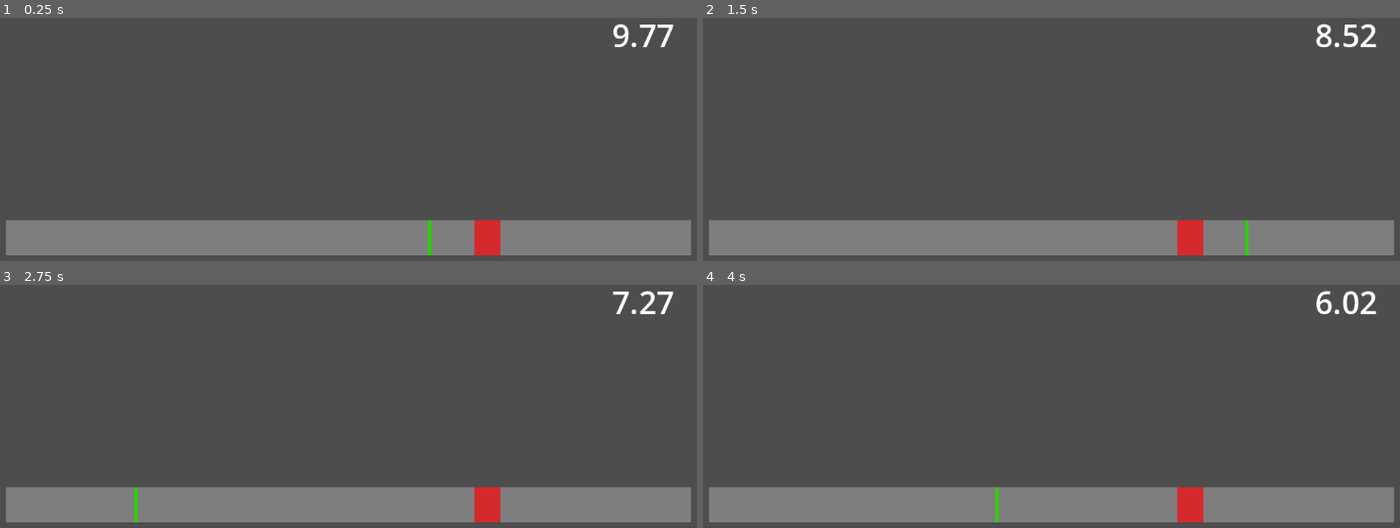
Above: before the commit, frames 1-4 (two rows, left to right).
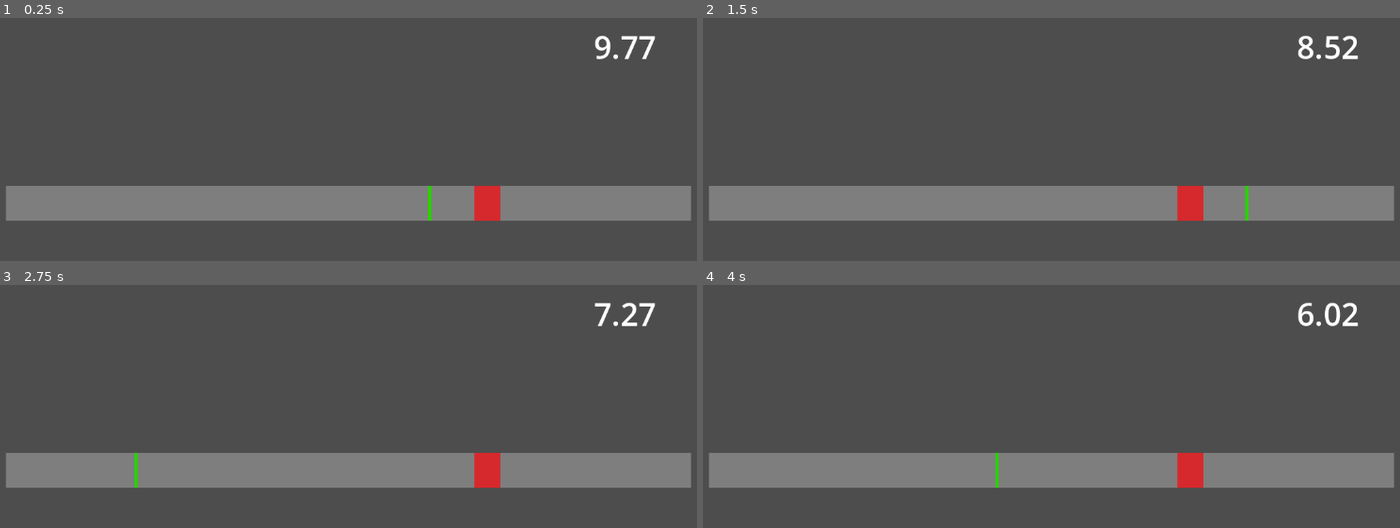
Above: after the commit, the same moments.

Repository: SUNTheBaer/beyblade
Game: Godot game, scene res://Scenes/timing_meter_minigame.tscn
The game is run twice, just before and just after one commit, with the same random seed, the same clock (stepped at 60 frames per second) and the same inputs. The project has no main scene, so this scene is started directly.
Inputs:
- Up to frame 1 (0.25 s): no input
- Up to frame 2 (1.5 s): hold W (up, bound only after the commit) 0.53-1.28 s; tap Space (accept) at 0.6, 1.35 s; hold S (down, bound only after the commit) from 1.28 s (still down)
- Up to frame 3 (2.75 s): release S (down, bound only after the commit) at 2.03 s; hold W (up, bound only after the commit) from 2.03 s (still down); tap Space (accept) at 2.1 s
- Up to frame 4 (4 s): tap Space (accept) at 2.85, 3.6 s; release W (up, bound only after the commit) at 3.53 s; hold S (down, bound only after the commit) from 3.53 s (still down)

The runs differ from the first frame. In frame 1, 29% of the frame differs, in the area x 0-100%, y 2-98%; in frame 2, 29%; in frame 3, 29%; in frame 4, 29%.

Commit message:
Adding Switches and Sequence minigames
Switches minigame added. Not sure if we want only keyboard minigames though, could be changed to not use button clicks
Sequence minigame started but not complete

Diff:
--- /dev/null
+++ b/Scenes/sequence_minigame.tscn
@@ -0,0 +1,114 @@
+[gd_scene format=3 uid="uid://dnwm4hilsyqj0"]
+
+[ext_resource type="Script" uid="uid://dv6r72ryldsii" path="res://Scripts/sequence_minigame.gd" id="1_3bl7a"]
+[ext_resource type="Texture2D" uid="uid://cod5h0bf4htbs" path="res://Assets/up_arrow.png" id="2_3bl7a"]
+[ext_resource type="Texture2D" uid="uid://cercc0m2x0vnc" path="res://Assets/down_arrow.png" id="2_ulsc8"]
+[ext_resource type="Texture2D" uid="uid://lc47fsi60pep" path="res://Assets/left_arrow.png" id="3_dw5yf"]
+[ext_resource type="Texture2D" uid="uid://tm02o1do6iyx" path="res://Assets/right_arrow.png" id="4_bu1ro"]
+
+[node name="SequenceMinigame" type="Control" unique_id=398507986]
+layout_mode = 3
+anchors_preset = 15
+anchor_right = 1.0
+anchor_bottom = 1.0
+grow_horizontal = 2
+grow_vertical = 2
+script = ExtResource("1_3bl7a")
+arrow_textures = Array[CompressedTexture2D]([ExtResource("2_ulsc8"), ExtResource("3_dw5yf"), ExtResource("4_bu1ro"), ExtResource("2_3bl7a")])
+metadata/_custom_type_script = "uid://br0fpg8bvduxh"
+
+[node name="TimerText" type="Label" parent="." unique_id=110021635]
+unique_name_in_owner = true
+layout_mode = 1
+anchors_preset = 1
+anchor_left = 1.0
+anchor_right = 1.0
+offset_left = -252.0
+offset_top = 50.0
+offset_right = -52.0
+offset_bottom = 117.0
+grow_horizontal = 0
+size_flags_vertical = 0
+theme_override_font_sizes/font_size = 48
+text = "Timer"
+horizontal_alignment = 1
+
+[node name="FullSequence" type="HBoxContainer" parent="." unique_id=1135499226]
+unique_name_in_owner = true
+layout_mode = 1
+anchors_preset = 8
+anchor_left = 0.5
+anchor_top = 0.5
+anchor_right = 0.5
+anchor_bottom = 0.5
+offset_left = -20.0
+offset_top = -20.0
+offset_right = 20.0
+offset_bottom = 20.0
+grow_horizontal = 2
+grow_vertical = 2
+
+[node name="SequenceElement1" type="TextureRect" parent="FullSequence" unique_id=695133301]
+layout_mode = 2
+texture = ExtResource("2_3bl7a")
+
+[node name="ColorResult" type="ColorRect" parent="FullSequence/SequenceElement1" unique_id=735410804]
+layout_mode = 1
+anchors_preset = 15
+anchor_right = 1.0
+anchor_bottom = 1.0
+grow_horizontal = 2
+grow_vertical = 2
+color = Color(0.25882354, 0.79607844, 0, 0)
+
+[node name="SequenceElement2" type="TextureRect" parent="FullSequence" unique_id=1300602072]
+layout_mode = 2
+texture = ExtResource("2_3bl7a")
+
+[node name="ColorResult" type="ColorRect" parent="FullSequence/SequenceElement2" unique_id=485972290]
+layout_mode = 1
+anchors_preset = 15
+anchor_right = 1.0
+anchor_bottom = 1.0
+grow_horizontal = 2
+grow_vertical = 2
+color = Color(0.25882354, 0.79607844, 0, 0)
+
+[node name="SequenceElement3" type="TextureRect" parent="FullSequence" unique_id=346154221]
+layout_mode = 2
+texture = ExtResource("2_3bl7a")
+
+[node name="ColorResult" type="ColorRect" parent="FullSequence/SequenceElement3" unique_id=527113028]
+layout_mode = 1
+anchors_preset = 15
+anchor_right = 1.0
+anchor_bottom = 1.0
+grow_horizontal = 2
+grow_vertical = 2
+color = Color(0.25882354, 0.79607844, 0, 0)
+
+[node name="SequenceElement4" type="TextureRect" parent="FullSequence" unique_id=1105806217]
+layout_mode = 2
+texture = ExtResource("2_3bl7a")
+
+[node name="ColorResult" type="ColorRect" parent="FullSequence/SequenceElement4" unique_id=359557890]
+layout_mode = 1
+anchors_preset = 15
+anchor_right = 1.0
+anchor_bottom = 1.0
+grow_horizontal = 2
+grow_vertical = 2
+color = Color(0.25882354, 0.79607844, 0, 0)
+
+[node name="SequenceElement5" type="TextureRect" parent="FullSequence" unique_id=1598613659]
+layout_mode = 2
+texture = ExtResource("2_3bl7a")
+
+[node name="ColorResult" type="ColorRect" parent="FullSequence/SequenceElement5" unique_id=655729998]
+layout_mode = 1
+anchors_preset = 15
+anchor_right = 1.0
+anchor_bottom = 1.0
+grow_horizontal = 2
+grow_vertical = 2
+color = Color(0.25882354, 0.79607844, 0, 0)
--- /dev/null
+++ b/Scenes/switch.gd
@@ -0,0 +1,52 @@
+extends TextureRect
+
+@onready var result_light: TextureRect = $"../ResultLight"
+@onready var up_button: Button = $"../UpButton"
+@onready var down_button: Button = $"../DownButton"
+
+@export var possible_positions = {}
+@export var possible_results = {}
+var starting_position_key: String
+var correct_position_key: String
+var current_position: String
+
+# Called when the node enters the scene tree for the first time.
+func _ready() -> void:
+	starting_position_key = possible_positions.keys().pick_random()
+	current_position = starting_position_key
+	correct_position_key = possible_positions.keys().pick_random()
+	texture = possible_positions[starting_position_key]
+	if current_position == correct_position_key:
+		result_light.texture = possible_results["green"]
+	else:
+		result_light.texture = possible_results["red"]
+
+func _on_up_button_pressed() -> void:
+	match current_position:
+		"down":
+			_set_switch_position("neutral")
+		"neutral":
+			_set_switch_position("up")
+
+func _on_down_button_pressed() -> void:
+	match current_position:
+		"up":
+			_set_switch_position("neutral")
+		"neutral":
+			_set_switch_position("down")
+
+func _set_switch_position(position: String) -> void:
+	current_position = position
+	texture = possible_positions[position]
+	if current_position == correct_position_key:
+		result_light.texture = possible_results["green"]
+	else:
+		result_light.texture = possible_results["red"]
+	match position:
+		"up":
+			up_button.disabled = true
+		"neutral":
+			up_button.disabled = false
+			down_button.disabled = false
+		"down":
+			down_button.disabled = true
--- /dev/null
+++ b/Scenes/switches_minigame.tscn
@@ -0,0 +1,270 @@
+[gd_scene format=3 uid="uid://cdh84l8mtuwak"]
+
+[ext_resource type="Script" uid="uid://dajb451y4bs35" path="res://Scripts/switches_minigame.gd" id="1_3wt5c"]
+[ext_resource type="Texture2D" uid="uid://341otsiixyjj" path="res://Assets/up_switch.png" id="2_3wt5c"]
+[ext_resource type="Texture2D" uid="uid://b4w58nyjkbast" path="res://Assets/green_light.png" id="2_qjafu"]
+[ext_resource type="Script" uid="uid://ec3enbe05g4q" path="res://Scenes/switch.gd" id="3_qcsqf"]
+[ext_resource type="Texture2D" uid="uid://bwxpqns36fd13" path="res://Assets/neutral_switch.png" id="4_qcsqf"]
+[ext_resource type="Texture2D" uid="uid://da3lg8x747gey" path="res://Assets/down_switch.png" id="6_7i516"]
+[ext_resource type="Texture2D" uid="uid://c2sm48dotrauv" path="res://Assets/red_light.png" id="7_d32cn"]
+
+[node name="SwitchesMinigame" type="Control" unique_id=398507986]
+layout_mode = 3
+anchors_preset = 15
+anchor_right = 1.0
+anchor_bottom = 1.0
+grow_horizontal = 2
+grow_vertical = 2
+script = ExtResource("1_3wt5c")
+timer_time = 8.0
+metadata/_custom_type_script = "uid://br0fpg8bvduxh"
+
+[node name="TimerText" type="Label" parent="." unique_id=110021635]
+unique_name_in_owner = true
+layout_mode = 1
+anchors_preset = 1
+anchor_left = 1.0
+anchor_right = 1.0
+offset_left = -252.0
+offset_top = 50.0
+offset_right = -52.0
+offset_bottom = 117.0
+grow_horizontal = 0
+size_flags_vertical = 0
+theme_override_font_sizes/font_size = 48
+text = "Timer"
+horizontal_alignment = 1
+
+[node name="Switches" type="HBoxContainer" parent="." unique_id=1644003294]
+unique_name_in_owner = true
+layout_mode = 1
+anchors_preset = 8
+anchor_left = 0.5
+anchor_top = 0.5
+anchor_right = 0.5
+anchor_bottom = 0.5
+offset_left = -20.0
+offset_top = -20.0
+offset_right = 20.0
+offset_bottom = 20.0
+grow_horizontal = 2
+grow_vertical = 2
+theme_override_constants/separation = 30
+
+[node name="Switch1" type="VBoxContainer" parent="Switches" unique_id=562226606]
+layout_mode = 2
+
+[node name="ResultLight" type="TextureRect" parent="Switches/Switch1" unique_id=1112843985]
+layout_mode = 2
+texture = ExtResource("2_qjafu")
+
+[node name="UpButton" type="Button" parent="Switches/Switch1" unique_id=992490138]
+layout_mode = 2
+text = "⬆️"
+
+[node name="Switch" type="TextureRect" parent="Switches/Switch1" unique_id=828714124]
+layout_mode = 2
+texture = ExtResource("2_3wt5c")
+script = ExtResource("3_qcsqf")
+possible_positions = {
+"down": ExtResource("6_7i516"),
+"neutral": ExtResource("4_qcsqf"),
+"up": ExtResource("2_3wt5c")
+}
+possible_results = {
+"green": ExtResource("2_qjafu"),
+"red": ExtResource("7_d32cn")
+}
+
+[node name="DownButton" type="Button" parent="Switches/Switch1" unique_id=1432544688]
+layout_mode = 2
+text = "⬇️"
+
+[node name="Switch2" type="VBoxContainer" parent="Switches" unique_id=1869468192]
+layout_mode = 2
+
+[node name="ResultLight" type="TextureRect" parent="Switches/Switch2" unique_id=704216215]
+layout_mode = 2
+texture = ExtResource("2_qjafu")
+
+[node name="UpButton" type="Button" parent="Switches/Switch2" unique_id=1300415309]
+layout_mode = 2
+text = "⬆️"
+
+[node name="Switch" type="TextureRect" parent="Switches/Switch2" unique_id=147824144]
+layout_mode = 2
+texture = ExtResource("2_3wt5c")
+script = ExtResource("3_qcsqf")
+possible_positions = {
+"down": ExtResource("6_7i516"),
+"neutral": ExtResource("4_qcsqf"),
+"up": ExtResource("2_3wt5c")
+}
+possible_results = {
+"green": ExtResource("2_qjafu"),
+"red": ExtResource("7_d32cn")
+}
+
+[node name="DownButton" type="Button" parent="Switches/Switch2" unique_id=1518864080]
+layout_mode = 2
+text = "⬇️"
+
+[node name="Switch3" type="VBoxContainer" parent="Switches" unique_id=1071461]
+layout_mode = 2
+
+[node name="ResultLight" type="TextureRect" parent="Switches/Switch3" unique_id=108710470]
+layout_mode = 2
+texture = ExtResource("2_qjafu")
+
+[node name="UpButton" type="Button" parent="Switches/Switch3" unique_id=905496872]
+layout_mode = 2
+text = "⬆️"
+
+[node name="Switch" type="TextureRect" parent="Switches/Switch3" unique_id=150989917]
+layout_mode = 2
+texture = ExtResource("2_3wt5c")
+script = ExtResource("3_qcsqf")
+possible_positions = {
+"down": ExtResource("6_7i516"),
+"neutral": ExtResource("4_qcsqf"),
+"up": ExtResource("2_3wt5c")
+}
+possible_results = {
+"green": ExtResource("2_qjafu"),
+"red": ExtResource("7_d32cn")
+}
+
+[node name="DownButton" type="Button" parent="Switches/Switch3" unique_id=991514918]
+layout_mode = 2
+text = "⬇️"
+
+[node name="Switch4" type="VBoxContainer" parent="Switches" unique_id=1927724190]
+layout_mode = 2
+
+[node name="ResultLight" type="TextureRect" parent="Switches/Switch4" unique_id=1022235103]
+layout_mode = 2
+texture = ExtResource("2_qjafu")
+
+[node name="UpButton" type="Button" parent="Switches/Switch4" unique_id=517381726]
+layout_mode = 2
+text = "⬆️"
+
+[node name="Switch" type="TextureRect" parent="Switches/Switch4" unique_id=1253564578]
+layout_mode = 2
+texture = ExtResource("2_3wt5c")
+script = ExtResource("3_qcsqf")
+possible_positions = {
+"down": ExtResource("6_7i516"),
+"neutral": ExtResource("4_qcsqf"),
+"up": ExtResource("2_3wt5c")
+}
+possible_results = {
+"green": ExtResource("2_qjafu"),
+"red": ExtResource("7_d32cn")
+}
+
+[node name="DownButton" type="Button" parent="Switches/Switch4" unique_id=896114161]
+layout_mode = 2
+text = "⬇️"
+
+[node name="Switch5" type="VBoxContainer" parent="Switches" unique_id=108817569]
+layout_mode = 2
+
+[node name="ResultLight" type="TextureRect" parent="Switches/Switch5" unique_id=85161948]
+layout_mode = 2
+texture = ExtResource("2_qjafu")
+
+[node name="UpButton" type="Button" parent="Switches/Switch5" unique_id=327451919]
+layout_mode = 2
+text = "⬆️"
+
+[node name="Switch" type="TextureRect" parent="Switches/Switch5" unique_id=88190978]
+layout_mode = 2
+texture = ExtResource("2_3wt5c")
+script = ExtResource("3_qcsqf")
+possible_positions = {
+"down": ExtResource("6_7i516"),
+"neutral": ExtResource("4_qcsqf"),
+"up": ExtResource("2_3wt5c")
+}
+possible_results = {
+"green": ExtResource("2_qjafu"),
+"red": ExtResource("7_d32cn")
+}
+
+[node name="DownButton" type="Button" parent="Switches/Switch5" unique_id=1860247562]
+layout_mode = 2
+text = "⬇️"
+
+[node name="Switch6" type="VBoxContainer" parent="Switches" unique_id=541672545]
+layout_mode = 2
+
+[node name="ResultLight" type="TextureRect" parent="Switches/Switch6" unique_id=1490183650]
+layout_mode = 2
+texture = ExtResource("2_qjafu")
+
+[node name="UpButton" type="Button" parent="Switches/Switch6" unique_id=750812880]
+layout_mode = 2
+text = "⬆️"
+
+[node name="Switch" type="TextureRect" parent="Switches/Switch6" unique_id=831109890]
+layout_mode = 2
+texture = ExtResource("2_3wt5c")
+script = ExtResource("3_qcsqf")
+possible_positions = {
+"down": ExtResource("6_7i516"),
+"neutral": ExtResource("4_qcsqf"),
+"up": ExtResource("2_3wt5c")
+}
+possible_results = {
+"green": ExtResource("2_qjafu"),
+"red": ExtResource("7_d32cn")
+}
+
+[node name="DownButton" type="Button" parent="Switches/Switch6" unique_id=265890391]
+layout_mode = 2
+text = "⬇️"
+
+[node name="Switch7" type="VBoxContainer" parent="Switches" unique_id=1929823555]
+layout_mode = 2
+
+[node name="ResultLight" type="TextureRect" parent="Switches/Switch7" unique_id=627025400]
+layout_mode = 2
+texture = ExtResource("2_qjafu")
+
+[node name="UpButton" type="Button" parent="Switches/Switch7" unique_id=950364039]
+layout_mode = 2
+text = "⬆️"
+
+[node name="Switch" type="TextureRect" parent="Switches/Switch7" unique_id=288411870]
+layout_mode = 2
+texture = ExtResource("2_3wt5c")
+script = ExtResource("3_qcsqf")
+possible_positions = {
+"down": ExtResource("6_7i516"),
+"neutral": ExtResource("4_qcsqf"),
+"up": ExtResource("2_3wt5c")
+}
+possible_results = {
+"green": ExtResource("2_qjafu"),
+"red": ExtResource("7_d32cn")
+}
+
+[node name="DownButton" type="Button" parent="Switches/Switch7" unique_id=179095792]
+layout_mode = 2
+text = "⬇️"
+
+[connection signal="pressed" from="Switches/Switch1/UpButton" to="Switches/Switch1/Switch" method="_on_up_button_pressed"]
+[connection signal="pressed" from="Switches/Switch1/DownButton" to="Switches/Switch1/Switch" method="_on_down_button_pressed"]
+[connection signal="pressed" from="Switches/Switch2/UpButton" to="Switches/Switch2/Switch" method="_on_up_button_pressed"]
+[connection signal="pressed" from="Switches/Switch2/DownButton" to="Switches/Switch2/Switch" method="_on_down_button_pressed"]
+[connection signal="pressed" from="Switches/Switch3/UpButton" to="Switches/Switch3/Switch" method="_on_up_button_pressed"]
+[connection signal="pressed" from="Switches/Switch3/DownButton" to="Switches/Switch3/Switch" method="_on_down_button_pressed"]
+[connection signal="pressed" from="Switches/Switch4/UpButton" to="Switches/Switch4/Switch" method="_on_up_button_pressed"]
+[connection signal="pressed" from="Switches/Switch4/DownButton" to="Switches/Switch4/Switch" method="_on_down_button_pressed"]
+[connection signal="pressed" from="Switches/Switch5/UpButton" to="Switches/Switch5/Switch" method="_on_up_button_pressed"]
+[connection signal="pressed" from="Switches/Switch5/DownButton" to="Switches/Switch5/Switch" method="_on_down_button_pressed"]
+[connection signal="pressed" from="Switches/Switch6/UpButton" to="Switches/Switch6/Switch" method="_on_up_button_pressed"]
+[connection signal="pressed" from="Switches/Switch6/DownButton" to="Switches/Switch6/Switch" method="_on_down_button_pressed"]
+[connection signal="pressed" from="Switches/Switch7/UpButton" to="Switches/Switch7/Switch" method="_on_up_button_pressed"]
+[connection signal="pressed" from="Switches/Switch7/DownButton" to="Switches/Switch7/Switch" method="_on_down_button_pressed"]
--- a/Scenes/timing_meter_minigame.tscn
+++ b/Scenes/timing_meter_minigame.tscn
@@ -15,11 +15,15 @@
 
 [node name="TimerText" type="Label" parent="." unique_id=110021635]
 unique_name_in_owner = true
-layout_mode = 0
-offset_left = 928.0
-offset_top = 32.0
-offset_right = 1128.0
-offset_bottom = 99.0
+layout_mode = 1
+anchors_preset = 1
+anchor_left = 1.0
+anchor_right = 1.0
+offset_left = -252.0
+offset_top = 50.0
+offset_right = -52.0
+offset_bottom = 117.0
+grow_horizontal = 0
 size_flags_vertical = 0
 theme_override_font_sizes/font_size = 48
 text = "Timer"
@@ -35,9 +39,9 @@
 anchor_right = 0.5
 anchor_bottom = 0.5
 offset_left = -525.0
-offset_top = 26.0
+offset_top = -27.0
 offset_right = 525.0
-offset_bottom = 80.0
+offset_bottom = 27.0
 grow_horizontal = 2
 grow_vertical = 2
 size_flags_vertical = 3
--- /dev/null
+++ b/Scripts/sequence_minigame.gd
@@ -0,0 +1,18 @@
+extends Minigame
+
+@onready var full_sequence: HBoxContainer = %FullSequence
+
+var sequence_elements: Array[Node]
+@export var arrow_textures: Array[CompressedTexture2D] = []
+
+const WRONG_COLOR: Color = Color(Color.FIREBRICK, 0.5)
+const CORRECT_COLOR: Color = Color(Color.FOREST_GREEN, 0.5)
+
+func _ready() -> void:
+	super._ready()
+	sequence_elements = full_sequence.get_children() as Array[Node]
+	for element in sequence_elements:
+		element.texture = arrow_textures.pick_random()
+
+func _physics_process(delta: float) -> void:
+	pass
--- /dev/null
+++ b/Scripts/switches_minigame.gd
@@ -0,0 +1,10 @@
+extends Minigame
+
+@onready var timer_text: Label = %TimerText
+
+# Called when the node enters the scene tree for the first time.
+func _ready() -> void:
+	super._ready()
+
+func _physics_process(delta: float) -> void:
+	timer_text.text = "%.2f" % timer.time_left
--- a/project.godot
+++ b/project.godot
@@ -21,6 +21,30 @@
 "events": [Object(InputEventKey,"resource_local_to_scene":false,"resource_name":"","device":-1,"window_id":0,"alt_press …(191 unchanged characters)…
 ]
 }
+up={
+"deadzone": 0.2,
+"events": [Object(InputEventKey,"resource_local_to_scene":false,"resource_name":"","device":-1,"window_id":0,"alt_pressed":false,"shift_pressed":false,"ctrl_pressed":false,"meta_pressed":false,"pressed":false,"keycode":0,"physical_keycode":87,"key_label":0,"unicode":119,"location":0,"echo":false,"script":null)
+, Object(InputEventKey,"resource_local_to_scene":false,"resource_name":"","device":-1,"window_id":0,"alt_pressed":false,"shift_pressed":false,"ctrl_pressed":false,"meta_pressed":false,"pressed":false,"keycode":0,"physical_keycode":4194320,"key_label":0,"unicode":0,"location":0,"echo":false,"script":null)
+]
+}
+down={
+"deadzone": 0.2,
+"events": [Object(InputEventKey,"resource_local_to_scene":false,"resource_name":"","device":-1,"window_id":0,"alt_pressed":false,"shift_pressed":false,"ctrl_pressed":false,"meta_pressed":false,"pressed":false,"keycode":0,"physical_keycode":83,"key_label":0,"unicode":115,"location":0,"echo":false,"script":null)
+, Object(InputEventKey,"resource_local_to_scene":false,"resource_name":"","device":-1,"window_id":0,"alt_pressed":false,"shift_pressed":false,"ctrl_pressed":false,"meta_pressed":false,"pressed":false,"keycode":0,"physical_keycode":4194322,"key_label":0,"unicode":0,"location":0,"echo":false,"script":null)
+]
+}
+left={
+"deadzone": 0.2,
+"events": [Object(InputEventKey,"resource_local_to_scene":false,"resource_name":"","device":-1,"window_id":0,"alt_pressed":false,"shift_pressed":false,"ctrl_pressed":false,"meta_pressed":false,"pressed":false,"keycode":0,"physical_keycode":65,"key_label":0,"unicode":97,"location":0,"echo":false,"script":null)
+, Object(InputEventKey,"resource_local_to_scene":false,"resource_name":"","device":-1,"window_id":0,"alt_pressed":false,"shift_pressed":false,"ctrl_pressed":false,"meta_pressed":false,"pressed":false,"keycode":0,"physical_keycode":4194319,"key_label":0,"unicode":0,"location":0,"echo":false,"script":null)
+]
+}
+right={
+"deadzone": 0.2,
+"events": [Object(InputEventKey,"resource_local_to_scene":false,"resource_name":"","device":-1,"window_id":0,"alt_pressed":false,"shift_pressed":false,"ctrl_pressed":false,"meta_pressed":false,"pressed":false,"keycode":0,"physical_keycode":68,"key_label":0,"unicode":100,"location":0,"echo":false,"script":null)
+, Object(InputEventKey,"resource_local_to_scene":false,"resource_name":"","device":-1,"window_id":0,"alt_pressed":false,"shift_pressed":false,"ctrl_pressed":false,"meta_pressed":false,"pressed":false,"keycode":0,"physical_keycode":4194321,"key_label":0,"unicode":0,"location":0,"echo":false,"script":null)
+]
+}
 
 [physics]
 
Binary file added: Assets/down_arrow.png
Not shown, added: Assets/down_arrow.png.import
Binary file added: Assets/down_switch.png
Not shown, added: Assets/down_switch.png.import
Binary file added: Assets/green_light.png
Not shown, added: Assets/green_light.png.import
Binary file added: Assets/left_arrow.png
Not shown, added: Assets/left_arrow.png.import
Binary file added: Assets/neutral_switch.png
Not shown, added: Assets/neutral_switch.png.import
Binary file added: Assets/red_light.png
Not shown, added: Assets/red_light.png.import
(and 10 more such lines)
